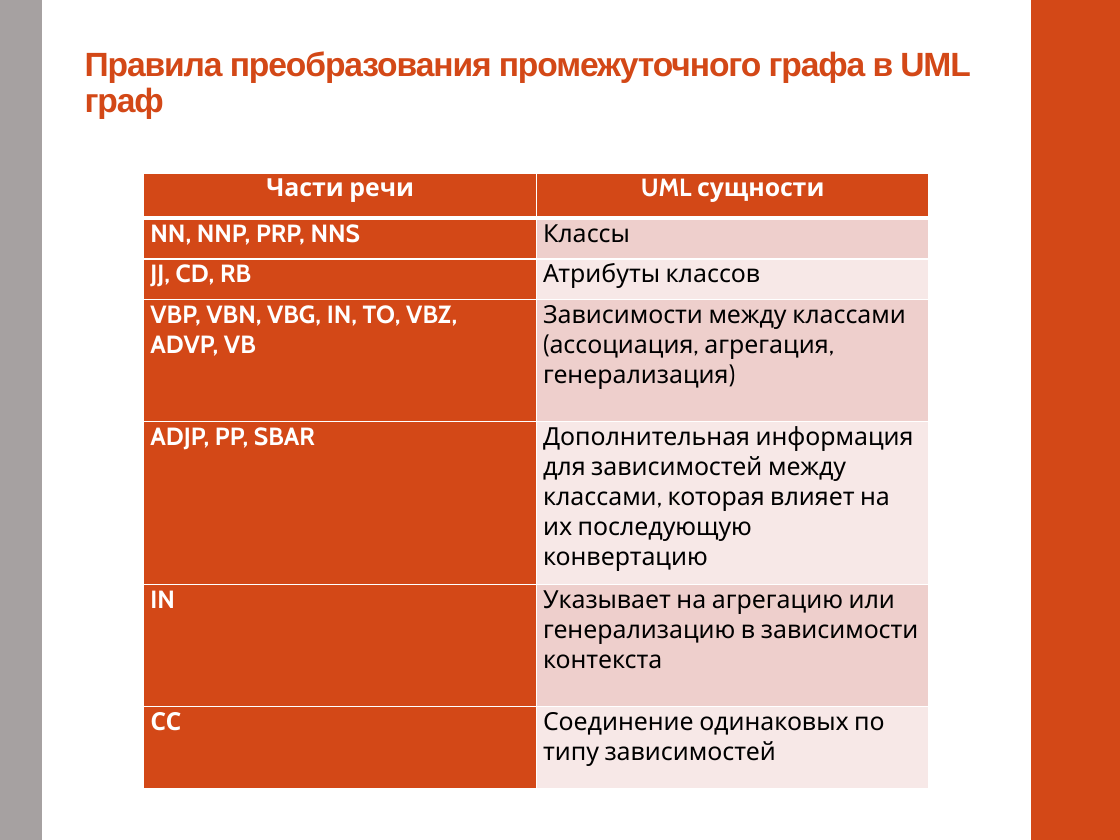
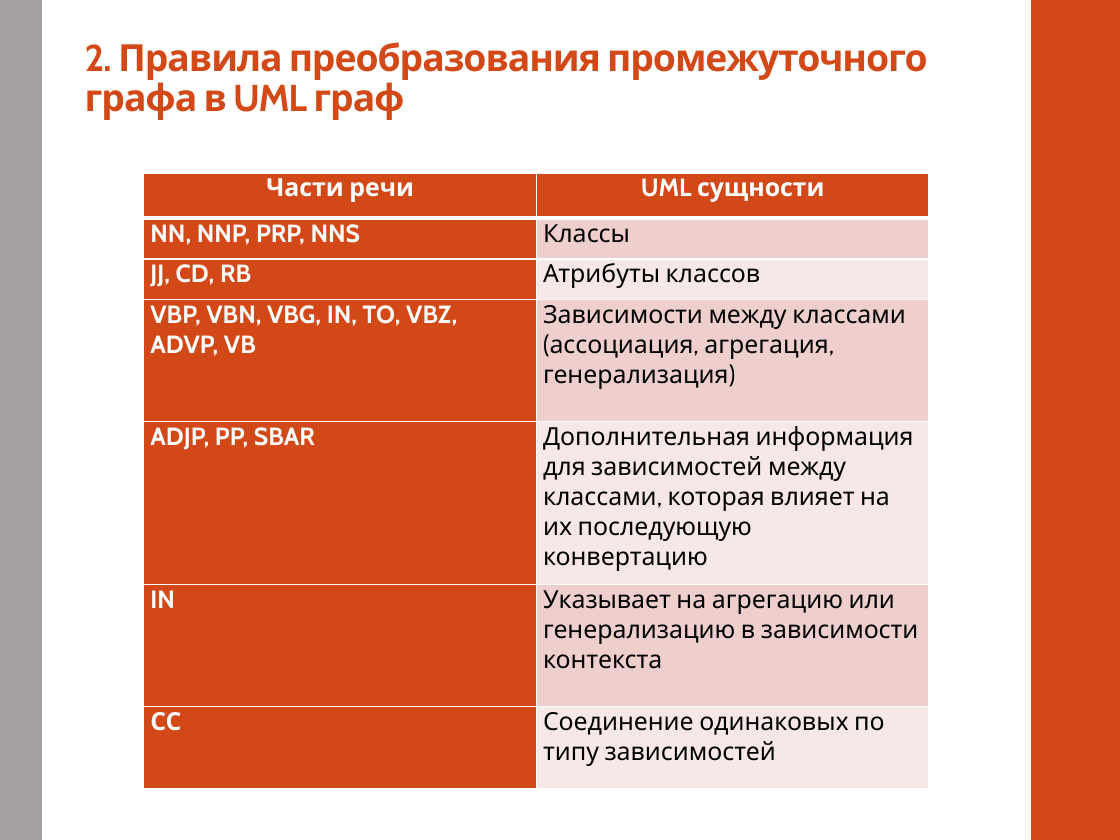
Before and after one commit to alexnodejs/onto-diploma, a slide deck: slide 6 of presentation/Moiseyenko_presentation_cut.pptx (slide 5 before the commit). Drawn at 1120x840 pixels with LibreOffice and Linux fonts; fonts in the diff are those of the drawing. Boxes give left, top, right and bottom in pixels: in the first picture for what was removed or moved away, otherwise in the second. Text is boxed around its words. In the diff, an @@ line names an element or a change of style, - is before the commit and + after.

```diff
--- a/presentation/Moiseyenko_presentation_cut.pptx
+++ b/presentation/Moiseyenko_presentation_cut.pptx
@@ title at box(85, 42, 928, 120): text changed; size 21.6 to 24 pt; font Arial to Cabin @@
-Правила преобразования промежуточного графа в UML граф
+2. Правила преобразования промежуточного графа в UML граф
```
Also in this commit, not shown: 5 other slides changed, 1 slide added.
